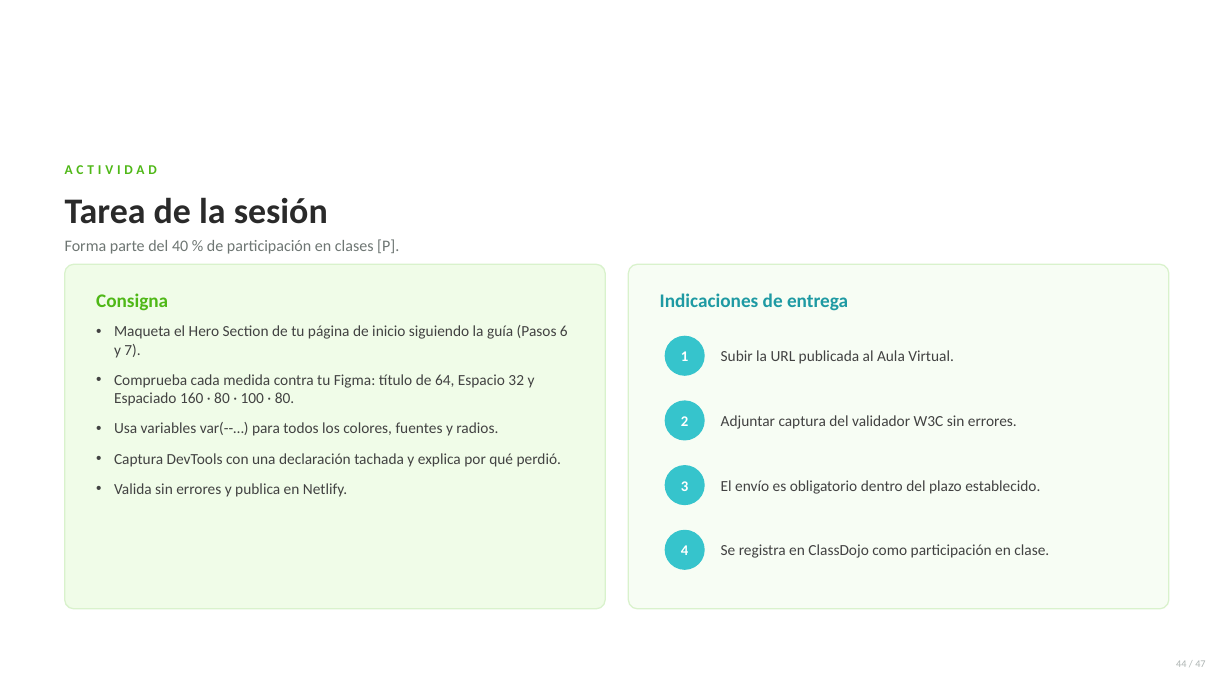
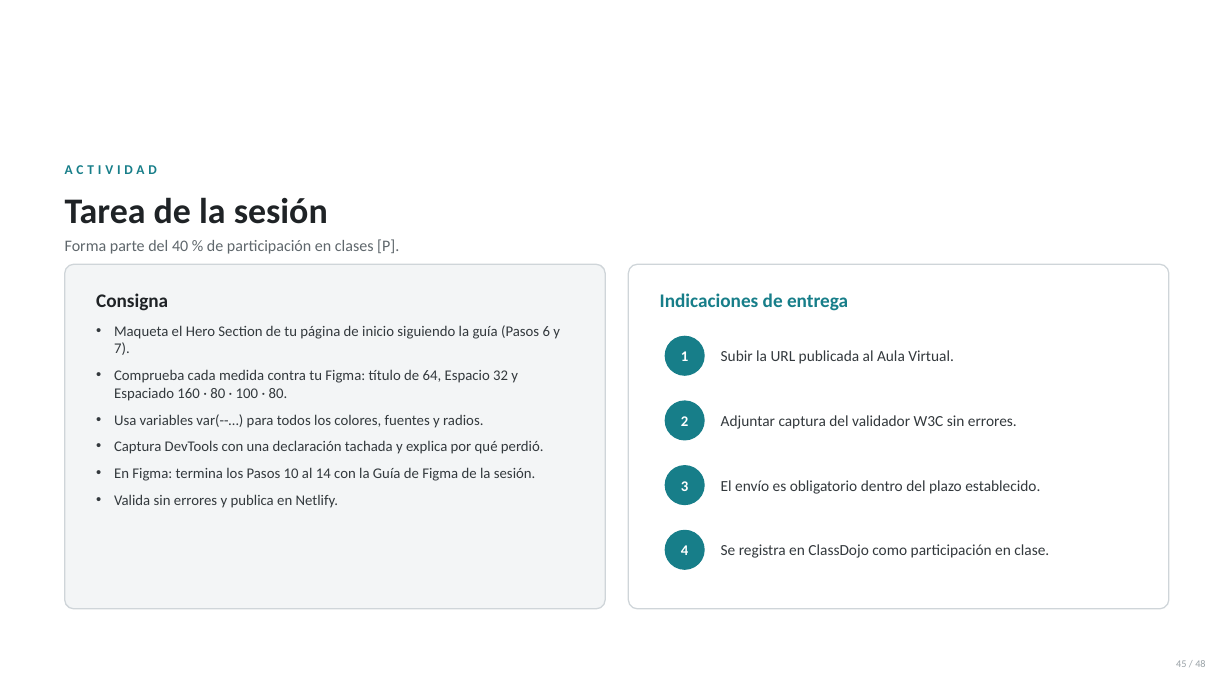
Before and after one commit to anibaler123143423234321/sesiones-dagner, a slide deck: slide 45 of SESION 08/Sesion08-Introduccion-a-CSS3.pptx (slide 44 before the commit). Drawn at 1232x693 pixels with LibreOffice and Linux fonts; fonts in the diff are those of the drawing; background and template pictures are left out. Boxes give left, top, right and bottom in pixels: in the first picture for what was removed or moved away, otherwise in the second. Text is boxed around its words. In the diff, an @@ line names an element or a change of style, - is before the commit and + after.

```diff
--- a/SESION 08/Sesion08-Introduccion-a-CSS3.pptx
+++ b/SESION 08/Sesion08-Introduccion-a-CSS3.pptx
@@ text "ACTIVIDAD" at (65,165,157,174): text colour #4FB817 to #177E89 @@
@@ text "Forma parte del 40 % ..." at (65,239,399,254): text colour #6E7673 to #5F676C @@
@@ rounded rectangle at (65,264,605,609): fill #F0FCE8 to #F3F5F6; outline #D9F2CC 1 pt to #CFD5D9 1 pt @@
@@ rounded rectangle at (628,264,1169,609): fill #F7FDF4 to #FFFFFF; outline #D9F2CC 1 pt to #CFD5D9 1 pt @@
@@ text "Consigna" at (96,293,168,311): text colour #4FB817 to #1F2326 @@
@@ text "Indicaciones de entrega" at (660,293,848,311): text colour #1E9AA3 to #177E89 @@
@@ text at (114,325,560,508): size 12 to 11.5 pt, text colour #424242 to #33393D in "Maqueta el Hero Section de tu página ...", "Comprueba cada medida contra tu Figma: título ...", "Usa variables var(--…) para todos los colores, ...", "Captura DevTools con una declaración tachada y ..." and 1 more places; less space between paragraphs @@
@@ text at (114,467,536,481): paragraph added @@
+• En Figma: termina los Pasos 10 al 14 con la Guía de Figma de la sesión.
@@ fill #36C4CC to #177E89; outline #36C4CC 1 pt to #177E89 1 pt in 4 elements at (665,336,704,375), (665,401,704,440), (665,466,704,505), (665,531,704,569) @@
@@ text colour #424242 to #33393D in 4 elements at (721,350,954,364), (721,415,1017,429), (721,480,1040,494), (721,544,1049,558) @@
@@ text at (1176,660,1205,667): text changed; text colour #AEB5B3 to #9AA2A7 @@
-44 / 47
+45 / 48
```
Also in this commit, not shown: 43 other slides changed, 4 slides added, 3 slides removed, 31 other files.
